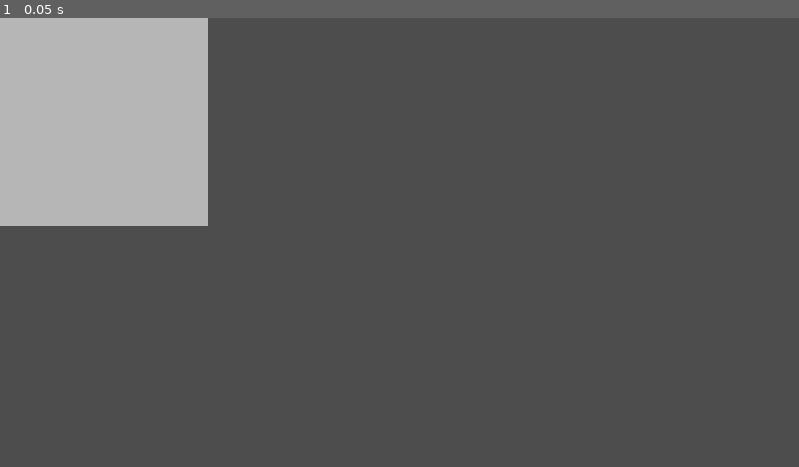
Above: before the commit, frame 1.
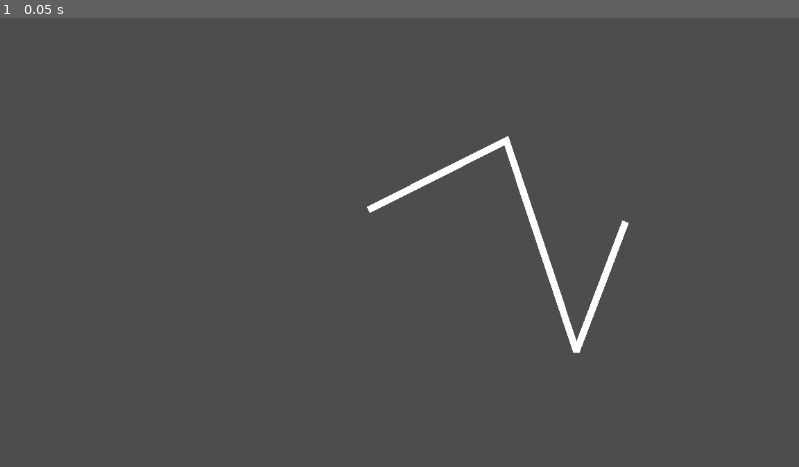
Above: after the commit, the same moment.

Repository: hhsaez/ld55
Game: Godot game, scene res://levels/duel/duel.tscn
The game is run twice, just before and just after one commit, with the same random seed, the same clock (stepped at 60 frames per second) and the same inputs.
Inputs:
- Up to frame 1 (0.05 s): no input

The runs differ from the first frame. In frame 1, 13% of the frame differs, in the area x 0-79%, y 0-75%.

Commit message:
And now for something completely different

Diff:
--- a/entities/grid/cell/cell.tscn
+++ b/entities/grid/cell/cell.tscn
@@ -11,7 +11,6 @@
 [node name="Area2D" type="Area2D" parent="."]
 
 [node name="CollisionShape2D" type="CollisionShape2D" parent="Area2D"]
-position = Vector2(50, 50)
 shape = SubResource("CircleShape2D_hn8mb")
 
 [node name="ColorRect" type="ColorRect" parent="."]
--- a/entities/grid/grid.gd
+++ b/entities/grid/grid.gd
@@ -1,13 +1,20 @@
 extends Node2D
+
+@export var debug = false
 
 signal cells_selected(cells)
 
+var cells = []
 var selected_cells = []
 
 # Called when the node enters the scene tree for the first time.
 func _ready():
-	pass # Replace with function body.
+	cells = [$A, $B, $C, $D, $E]
+	for cell in cells:
+		cell.debug = debug
 
+func get_cells():
+	return cells.duplicate()
 
 # Called every frame. 'delta' is the elapsed time since the previous frame.
 func _process(delta):
--- a/entities/grid/grid.tscn
+++ b/entities/grid/grid.tscn
@@ -7,43 +7,29 @@
 script = ExtResource("1_5qihb")
 
 [node name="Background" type="ColorRect" parent="."]
-offset_right = 300.0
-offset_bottom = 300.0
+visible = false
+offset_right = 500.0
+offset_bottom = 500.0
 mouse_filter = 2
 color = Color(0.713726, 0.713726, 0.713726, 1)
 
 [node name="A" parent="." instance=ExtResource("1_b3oe1")]
+position = Vector2(71, 187)
 
 [node name="B" parent="." instance=ExtResource("1_b3oe1")]
-position = Vector2(100, 0)
+position = Vector2(257, 79)
 
 [node name="C" parent="." instance=ExtResource("1_b3oe1")]
-position = Vector2(200, 0)
+position = Vector2(441, 200)
 
 [node name="D" parent="." instance=ExtResource("1_b3oe1")]
-position = Vector2(0, 100)
+position = Vector2(141, 374)
 
 [node name="E" parent="." instance=ExtResource("1_b3oe1")]
-position = Vector2(100, 100)
-
-[node name="F" parent="." instance=ExtResource("1_b3oe1")]
-position = Vector2(200, 100)
-
-[node name="G" parent="." instance=ExtResource("1_b3oe1")]
-position = Vector2(0, 200)
-
-[node name="H" parent="." instance=ExtResource("1_b3oe1")]
-position = Vector2(100, 200)
-
-[node name="I" parent="." instance=ExtResource("1_b3oe1")]
-position = Vector2(200, 200)
+position = Vector2(373, 378)
 
 [connection signal="hovered" from="A" to="." method="_on_cell_hovered"]
 [connection signal="hovered" from="B" to="." method="_on_cell_hovered"]
 [connection signal="hovered" from="C" to="." method="_on_cell_hovered"]
 [connection signal="hovered" from="D" to="." method="_on_cell_hovered"]
 [connection signal="hovered" from="E" to="." method="_on_cell_hovered"]
-[connection signal="hovered" from="F" to="." method="_on_cell_hovered"]
-[connection signal="hovered" from="G" to="." method="_on_cell_hovered"]
-[connection signal="hovered" from="H" to="." method="_on_cell_hovered"]
-[connection signal="hovered" from="I" to="." method="_on_cell_hovered"]
--- a/entities/line/line.gd
+++ b/entities/line/line.gd
@@ -16,9 +16,9 @@
 		if event.button_index == MOUSE_BUTTON_LEFT:
 			if event.pressed:
 				is_drawing = true
-				points = [event.position]
+				points = [get_local_mouse_position()]
 			else:
 				is_drawing = false
 	elif event is InputEventMouseMotion:
 		if is_drawing:
-			add_point(event.position)
+			add_point(get_local_mouse_position())
--- a/entities/line/line.tscn
+++ b/entities/line/line.tscn
@@ -2,8 +2,8 @@
 
 [ext_resource type="Script" path="res://entities/line/line.gd" id="1_ukvop"]
 
-[node name="Node2D" type="Node2D"]
+[node name="Line" type="Node2D"]
 
 [node name="Line" type="Line2D" parent="."]
-default_color = Color(0.866667, 0, 0, 1)
+default_color = Color(0.866667, 1, 0, 1)
 script = ExtResource("1_ukvop")
--- /dev/null
+++ b/entities/symbol/symbol.gd
@@ -0,0 +1,31 @@
+extends Node2D
+
+signal symbol_completed
+signal symbol_expired
+
+var to_match = ""
+
+func _ready():
+	var cells = $Grid.get_cells()
+	cells.shuffle()
+	var moves = randi_range(3, cells.size())
+	var points = []
+	for i in range(moves):
+		var cell_name = cells[i].name
+		to_match += cell_name
+		var start = cells[i].position
+		points.append(start + Vector2(randi_range(0, 20), randi_range(0, 20)))
+	$PatternToMatch.points = points
+
+func _on_grid_cells_selected(cells):
+	var player_pattern = "".join(cells)
+	if player_pattern == to_match or player_pattern.reverse() == to_match:
+		$PatternToMatch.default_color = Color(0, 1, 0, 1)
+		$DestroyTimer.start()
+	else:
+		$PatternToMatch.default_color = Color(1, 0, 0, 1)
+	$PlayerLine.get_child(0).points = []
+
+func _on_destroy_timer_timeout():
+	symbol_completed.emit()
+	queue_free()
--- /dev/null
+++ b/entities/symbol/symbol.tscn
@@ -0,0 +1,21 @@
+[gd_scene load_steps=4 format=3 uid="uid://dkioyxu7qut5"]
+
+[ext_resource type="Script" path="res://entities/symbol/symbol.gd" id="1_dy4dl"]
+[ext_resource type="PackedScene" uid="uid://bumds1yeglelv" path="res://entities/grid/grid.tscn" id="2_5ic7h"]
+[ext_resource type="PackedScene" uid="uid://dfeodchae3m2h" path="res://entities/line/line.tscn" id="3_q25aw"]
+
+[node name="Symbol" type="Node2D"]
+script = ExtResource("1_dy4dl")
+
+[node name="Grid" parent="." instance=ExtResource("2_5ic7h")]
+
+[node name="PatternToMatch" type="Line2D" parent="."]
+
+[node name="PlayerLine" parent="." instance=ExtResource("3_q25aw")]
+
+[node name="DestroyTimer" type="Timer" parent="."]
+wait_time = 0.5
+one_shot = true
+
+[connection signal="cells_selected" from="Grid" to="." method="_on_grid_cells_selected"]
+[connection signal="timeout" from="DestroyTimer" to="." method="_on_destroy_timer_timeout"]
--- a/levels/duel/duel.gd
+++ b/levels/duel/duel.gd
@@ -1,35 +1,12 @@
 extends Node2D
 
-var all_effects = {
-	"A": Damage.new(),
-	"B": Shield.new(),
-	"C": Reflect.new(),
-	"D": Heal.new(),
-	"E": EnhanceNext.new(),
-	"F": Resistance.new(),
-	"G": Condition.new(),
-	"H": MajorDamage.new(),
-	"I": MajorHeal.new(),
-}
+@export var symbol_scene: PackedScene
 
 func _ready():
-	PlayerState.reset()
-	EnemyState.reset()
+	_render_new_pattern()
 
-func _on_grid_cells_selected(cells):
-	print("---- BEGIN ----")
-	print("Pattern: ", ",".join(cells))
-
-	var is_positive = true
-	for cell_name in cells:
-		if not all_effects.has(cell_name):
-			push_error("Unknown effect name: ", cell_name)
-			continue
-		var effect = all_effects[cell_name]
-		effect.execute(is_positive)
-		is_positive = not is_positive
-
-	PlayerState.dump_debug_info()
-	EnemyState.dump_debug_info()
-
-	print("---- END ----")
+func _render_new_pattern():
+	var symbol = symbol_scene.instantiate()
+	add_child(symbol)
+	symbol.position = Vector2(randi_range(10, get_viewport_rect().size.x - 500), randi_range(10, get_viewport_rect().size.y - 500))
+	symbol.symbol_completed.connect(_render_new_pattern)
--- a/levels/duel/duel.tscn
+++ b/levels/duel/duel.tscn
@@ -1,14 +1,8 @@
-[gd_scene load_steps=4 format=3 uid="uid://hiakc5mdr7wg"]
+[gd_scene load_steps=3 format=3 uid="uid://hiakc5mdr7wg"]
 
 [ext_resource type="Script" path="res://levels/duel/duel.gd" id="1_8s8c5"]
-[ext_resource type="PackedScene" uid="uid://bumds1yeglelv" path="res://entities/grid/grid.tscn" id="1_es3kk"]
-[ext_resource type="PackedScene" uid="uid://dfeodchae3m2h" path="res://entities/line/line.tscn" id="3_0pnma"]
+[ext_resource type="PackedScene" uid="uid://dkioyxu7qut5" path="res://entities/symbol/symbol.tscn" id="2_8g875"]
 
 [node name="Duel" type="Node2D"]
 script = ExtResource("1_8s8c5")
-
-[node name="Grid" parent="." instance=ExtResource("1_es3kk")]
-
-[node name="Node2D" parent="." instance=ExtResource("3_0pnma")]
-
-[connection signal="cells_selected" from="Grid" to="." method="_on_grid_cells_selected"]
+symbol_scene = ExtResource("2_8g875")
--- a/levels/duel/powers/condition.gd
+++ /dev/null
@@ -1,13 +0,0 @@
-class_name Condition
-
-func execute(is_positive: bool):
-	if is_positive:
-		_positive_outcome()
-	else:
-		_negative_outcome()
-
-func _positive_outcome():
-	print("Inflict a mild continuous damage on the opponent over three turns (poison).")
-
-func _negative_outcome():
-	print("Suffer mild continuous damage yourself over three turns.")
--- a/levels/duel/powers/damage.gd
+++ /dev/null
@@ -1,15 +0,0 @@
-class_name Damage
-
-func execute(is_positive: bool):
-	if is_positive:
-		_positive_outcome()
-	else:
-		_negative_outcome()
-
-func _positive_outcome():
-	print("Cast a bolt that deals moderate damage to the opponent.")
-	PlayerState.do_damage(2)
-
-func _negative_outcome():
-	print("Accidentally shock yourself, dealing slight damage.")
-	PlayerState.take_damage(1)
--- a/levels/duel/powers/enhance_next.gd
+++ /dev/null
@@ -1,13 +0,0 @@
-class_name EnhanceNext
-
-func execute(is_positive: bool):
-	if is_positive:
-		_positive_outcome()
-	else:
-		_negative_outcome()
-
-func _positive_outcome():
-	print("Enhance your next spell's damage.")
-
-func _negative_outcome():
-	print("The next attack against you deals more damage (backfire effect).")
--- a/levels/duel/powers/heal.gd
+++ /dev/null
@@ -1,15 +0,0 @@
-class_name MajorHeal
-
-func execute(is_positive: bool):
-	if is_positive:
-		_positive_outcome()
-	else:
-		_negative_outcome()
-
-func _positive_outcome():
-	print("Heal yourself for a big amount.")
-	PlayerState.heal(2)
-
-func _negative_outcome():
-	print("Accidentally heal the opponent for a moderate amount.")
-	EnemyState.heal(1)
--- a/levels/duel/powers/major_damage.gd
+++ /dev/null
@@ -1,15 +0,0 @@
-class_name MajorDamage
-
-func execute(is_positive: bool):
-	if is_positive:
-		_positive_outcome()
-	else:
-		_negative_outcome()
-
-func _positive_outcome():
-	print("Cast a burst that deals immediate major damage to the opponent.")
-	PlayerState.do_damage(4)
-
-func _negative_outcome():
-	print("Suffer immediate moderate damage yourself.")
-	PlayerState.take_damage(2)
--- a/levels/duel/powers/major_heal.gd
+++ /dev/null
@@ -1,15 +0,0 @@
-class_name Heal
-
-func execute(is_positive: bool):
-	if is_positive:
-		_positive_outcome()
-	else:
-		_negative_outcome()
-
-func _positive_outcome():
-	print("Heal yourself for a moderate amount.")
-	PlayerState.heal(4)
-
-func _negative_outcome():
-	print("Accidentally heal the opponent for a smaller amount.")
-	EnemyState.heal(2)
--- a/levels/duel/powers/reflect.gd
+++ /dev/null
@@ -1,13 +0,0 @@
-class_name Reflect
-
-func execute(is_positive: bool):
-	if is_positive:
-		_positive_outcome()
-	else:
-		_negative_outcome()
-
-func _positive_outcome():
-	print("Reflect a small percentage of damage back to the opponent for one turn.")
-
-func _negative_outcome():
-	print("Reflect a small percentage of healing towards the opponent for one turn.")
--- a/levels/duel/powers/resistance.gd
+++ /dev/null
@@ -1,13 +0,0 @@
-class_name Resistance
-
-func execute(is_positive: bool):
-	if is_positive:
-		_positive_outcome()
-	else:
-		_negative_outcome()
-
-func _positive_outcome():
-	print("Reduce the damage of the next attack against you (temporary resistance).")
-
-func _negative_outcome():
-	print("Increase the damage of the next attack against you (vulnerability).")
--- a/levels/duel/powers/shield.gd
+++ /dev/null
@@ -1,13 +0,0 @@
-class_name Shield
-
-func execute(is_positive: bool):
-	if is_positive:
-		_positive_outcome()
-	else:
-		_negative_outcome()
-
-func _positive_outcome():
-	print("Create a shield that absorbs a portion of incoming damage on the next turn.")
-
-func _negative_outcome():
-	print("Weaken your defenses, increasing damage taken on the next turn.")
